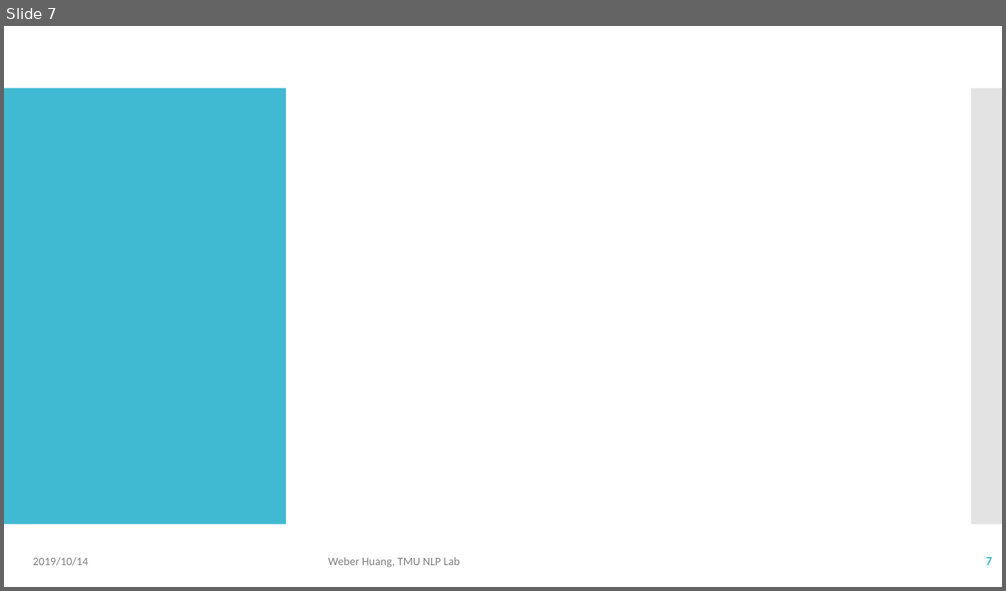
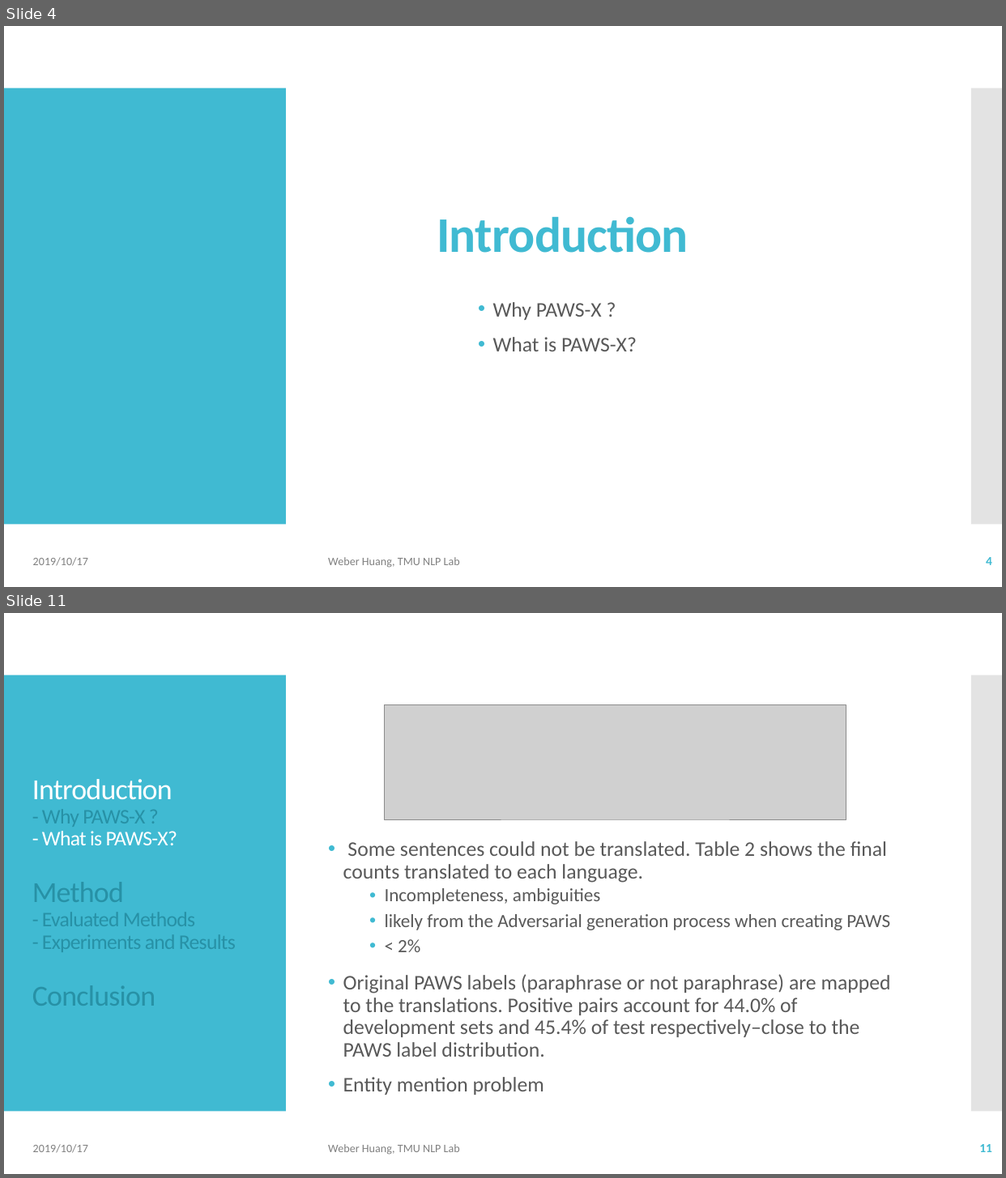
Before and after one commit to Weber12321/TMU-GIDS, a slide deck: Lab/Paper survey I.pptx. Shown one above the other, each under a label of ours: slide 7 before the commit, slides 4 and 11 after it; the slides between them are not shown. The pictures are 1006x591 and 1006x1178 pixels, drawn with LibreOffice and Linux fonts; fonts in the diff are those of the drawing; grey boxes stand for pictures. Boxes give left, top, right and bottom in pixels: in the first picture for what was removed or moved away, otherwise in the second. Text is boxed around its words. In the diff, an @@ line names an element or a change of style, - is before the commit and + after.

```diff
--- a/Lab/Paper survey I.pptx
+++ b/Lab/Paper survey I.pptx
@@ slide 11 added at (4, 613, 1002, 1174), background #FFFFFF; not listed: 2 template elements that a slide beside it also shows @@
@@ picture added at (385, 705, 846, 820) @@
@@ title added at (32, 779, 236, 1006), 20 pt, text #2791A6 @@
+Introduction
+- Why PAWS-X ?
+- What is PAWS-X?
+Method
+- Evaluated Methods
+- Experiments and Results
+Conclusion
@@ text added at (343, 841, 891, 1095), 20 pt, text #595959 @@
+• Some sentences could not be translated. Table 2 shows the ﬁnal counts translated to each language.
+  • Incompleteness, ambiguities
+  • likely from the Adversarial generation process when creating PAWS
+  • < 2%
+• Original PAWS labels (paraphrase or not paraphrase) are mapped to the translations. Positive pairs account for 44.0% of development sets and 45.4% of test respectively–close to the PAWS label distribution.
+• Entity mention problem
@@ text added at (33, 1144, 88, 1153), 11 pt, text #808080 @@
+2019/10/17
@@ text added at (328, 1144, 460, 1155), 11 pt, text #808080 @@
+Weber Huang, TMU NLP Lab
@@ page number added at (979, 1144, 992, 1152), 12 pt, text #40BAD2, bold @@
+11
@@ what was slide 7 is now slide 4 @@
@@ slide 4 changed as well @@
@@ title added at (437, 216, 688, 253), 48 pt, text #40BAD2, bold @@
+Introduction
@@ text added at (493, 302, 637, 352), 20 pt, text #595959 @@
+• Why PAWS-X ?
+• What is PAWS-X?
@@ text at (33, 557, 88, 566): text changed @@
-2019/10/14
+2019/10/17
@@ page number at (986, 557, 992, 565): text changed @@
-7
+4
```
Also in this commit, not shown: 10 other slides changed, 8 other slides added, 1 slide removed, 6 other files.
